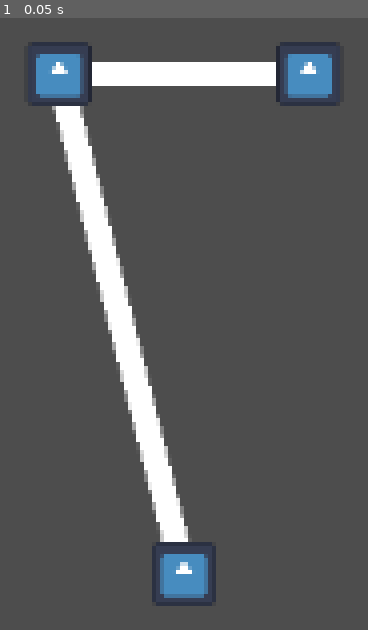
Above: before the commit, frame 1.
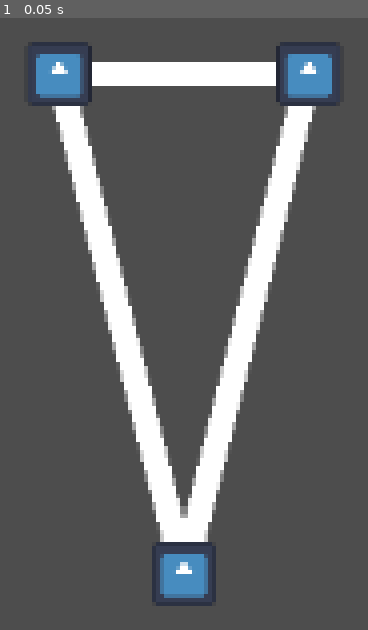
Above: after the commit, the same moment.

Repository: lxdua/EndingLine
Game: Godot game, scene res://Scene/RouteSelectionScene/route_selection_scene.tscn
Two runs of this game, one before a commit and one after it. Both use one fixed random seed, a clock stepped at 60 frames per second and the inputs below. This scene is started directly instead of the project's main scene. The engine's default icon, where the game draws it, is replaced by a stand-in: a white triangle on a blue panel in a dark square.
Inputs:
- Up to frame 1 (0.05 s): no input

The runs differ from the first frame. In frame 1, 5.5% of the frame differs, in the area x 50-86%, y 14-86%.
Error before the commit: Out of bounds get index '0' (on base: 'Array[Array]') (res://Scene/RouteSelectionScene/route_selection_scene.gd:55)

Commit message:
floyd最短路完工

Diff:
--- a/endinglinetry/Resource/Map/MapRes/map1.tres
+++ b/endinglinetry/Resource/Map/MapRes/map1.tres
@@ -5,4 +5,4 @@
 [resource]
 script = ExtResource("1_nrlxa")
 station_pos_list = Array[Vector2]([Vector2(50, 0), Vector2(-50, 0), Vector2(0, 200)])
-track_list = Array[Vector3]([Vector3(0, 1, 10), Vector3(1, 2, 20), Vector3(2, 1, 20)])
+track_list = Array[Vector3i]([Vector3i(0, 1, 50), Vector3i(1, 2, 30), Vector3i(0, 2, 300)])
--- a/endinglinetry/Scene/RouteSelectionScene/route_selection_scene.gd
+++ b/endinglinetry/Scene/RouteSelectionScene/route_selection_scene.gd
@@ -3,7 +3,8 @@
 const STATION: = preload("res://Scene/RouteSelectionScene/Station/station.tscn")
 const TRACK: = preload("res://Scene/RouteSelectionScene/Track/track.tscn")
 
-const MAX_STATION_NUM: = 100
+const MAX_STATION_NUM: = 5
+const MAX_TRACK_LENGTH: = 100000
 
 @export var map_res: MapRes
 
@@ -17,6 +18,7 @@
 @onready var train: Node2D = $Train
 
 func _ready() -> void:
+	init_floyd()
 	create_map()
 
 func create_map():
@@ -49,42 +51,45 @@
 
 func remove_track(track: Track):
 	track.queue_free()
-	update_track(track.start_station, track.end_station, INF)
+	update_track(track.start_station, track.end_station, MAX_TRACK_LENGTH)
 
 func update_track(start_station: Station, end_station: Station, track_length: int):
-	matrix[start_station.station_id][end_station.station_id] = track_length
-	update_floyd(start_station.station_id, idx)
-	update_floyd(end_station.station_id, idx)
+	matrix[start_station.station_id][end_station.station_id] = min(matrix[start_station.station_id][end_station.station_id], track_length)
+	update_floyd(start_station.station_id)
+	update_floyd(end_station.station_id)
 
-## 邻接矩阵
 var matrix: Array[Array]
-var ShortestPath: Array[int]
-var pre: Array[Array]
+var mid_station: Array[Array]
+var shortest_path: Array[int]
 
 func init_floyd(n: int = MAX_STATION_NUM):
 	matrix.clear()
-	var tmp_matrix: = []
-	var tmp_pre: = []
 	for i in range(n):
-		tmp_matrix.append(INF)
-		tmp_pre.append(-1)
-	for i in range(n):
-		matrix.append(tmp_matrix)
-		pre.append(tmp_pre)
+		matrix.append([])
+		mid_station.append([])
+		for j in range(n):
+			matrix[i].append(MAX_TRACK_LENGTH)
+			mid_station[i].append(-1)
 	for i in range(n):
 		matrix[i][i] = 0
-
-func calc_floyd(n: int = MAX_STATION_NUM):
-	for k in range(n):
-		for x in range(n):
-			for y in range(n):
-				if matrix[x][y] > matrix[x][k] + matrix[k][y]:
-					matrix[x][y] = matrix[x][k] + matrix[k][y]
-					pre[x][y] = k
 
 func update_floyd(k: int, n: int = MAX_STATION_NUM):
 	for x in range(n):
 		for y in range(n):
 			if matrix[x][y] > matrix[x][k] + matrix[k][y]:
 				matrix[x][y] = matrix[x][k] + matrix[k][y]
-				pre[x][y] = k
+				mid_station[x][y] = k
+
+func get_shortest_path(start_station: Station, end_station: Station):
+	shortest_path.clear()
+	calc_mid(start_station.station_id, end_station.station_id)
+
+func calc_mid(x: int, y: int):
+	if x == y:
+		return
+	var k = mid_station[x][y]
+	if k == -1:
+		shortest_path.append(y)
+	else:
+		calc_mid(x, k)
+		calc_mid(k, y)
